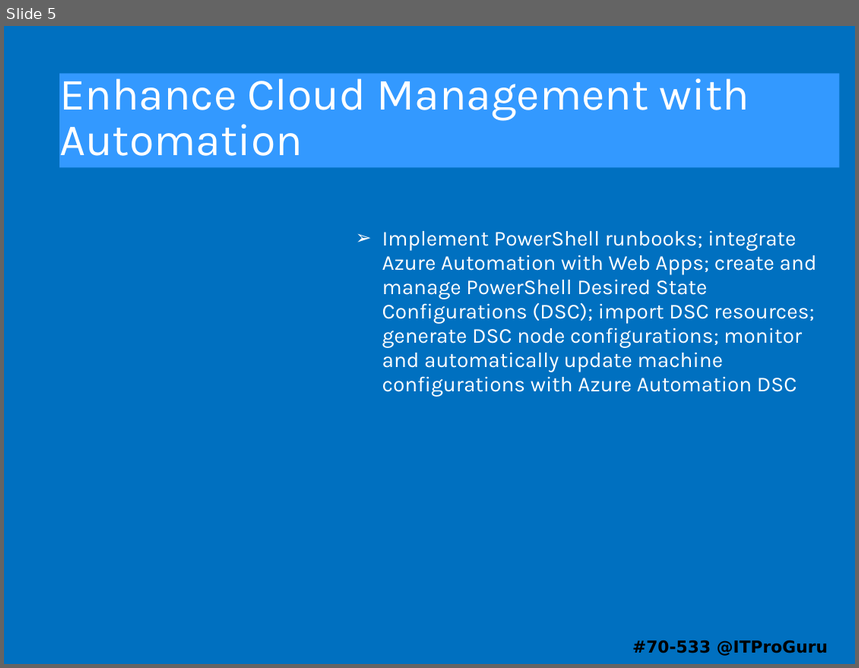
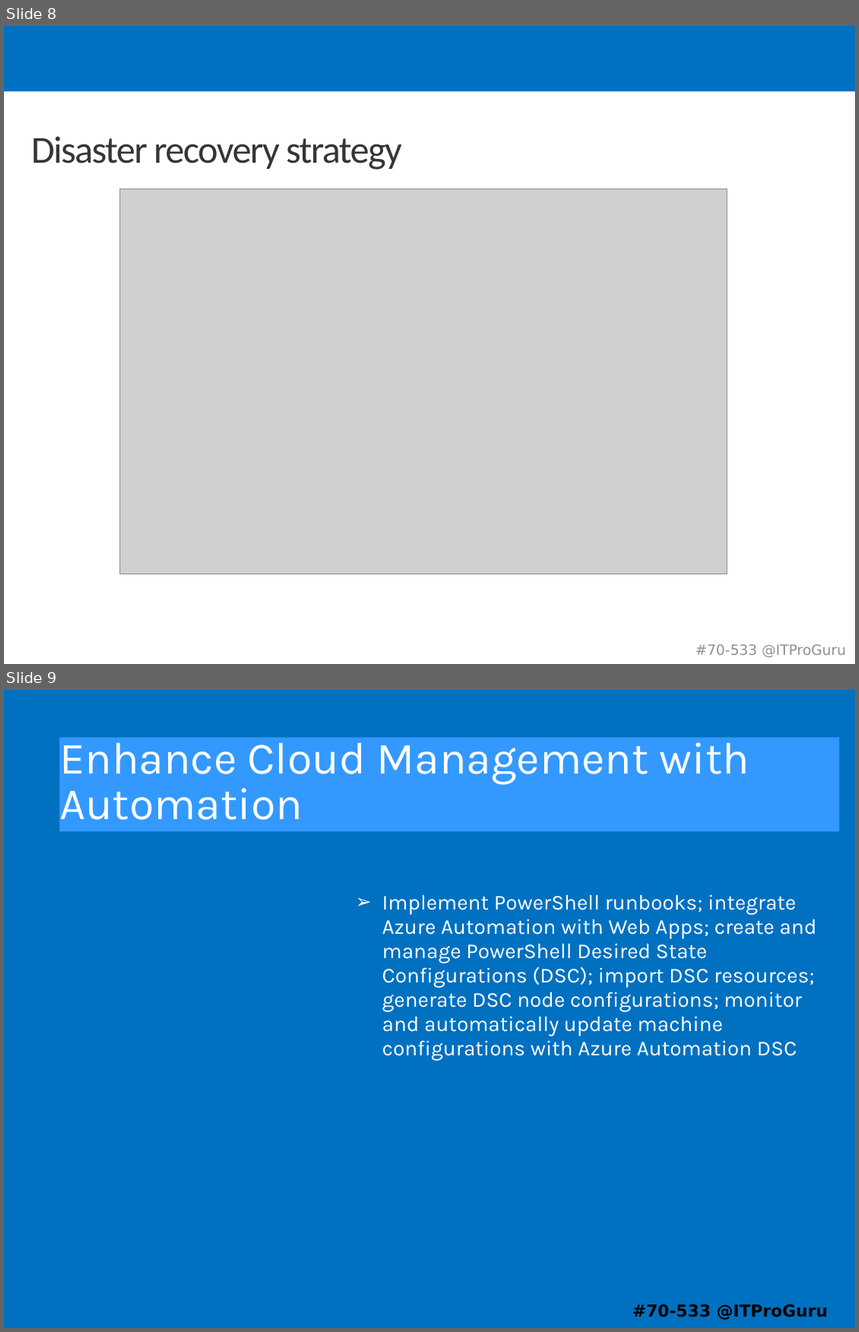
Before and after one commit to guruskill/70-533, a slide deck: Presentations/2018-06-11-Reston/70-533-07-Operations.pptx. Shown one above the other, each under a label of ours: slide 5 before the commit, slides 8 and 9 after it. The pictures are 859x668 and 859x1332 pixels, drawn with LibreOffice and Linux fonts; fonts in the diff are those of the drawing; grey boxes stand for pictures. Boxes give left, top, right and bottom in pixels: in the first picture for what was removed or moved away, otherwise in the second. Text is boxed around its words. In the diff, an @@ line names an element or a change of style, - is before the commit and + after.

```diff
--- a/Presentations/2018-06-11-Reston/70-533-07-Operations.pptx
+++ b/Presentations/2018-06-11-Reston/70-533-07-Operations.pptx
@@ slide 8 added at [4, 26, 855, 664], background #FFFFFF @@
@@ rectangle added at [4, 26, 855, 91], fill #0070C0 @@
@@ text added at [31, 136, 402, 170], 32.2 pt, text #353535 @@
+Disaster recovery strategy
@@ picture added at [120, 189, 727, 574] @@
@@ text added at [696, 645, 846, 658], 12 pt, text #909090 @@
+#70-533 @ITProGuru
@@ what was slide 5 is now slide 9 @@
```
Also in this commit, not shown: 2 slides changed, 3 other slides added, 11 other files.
